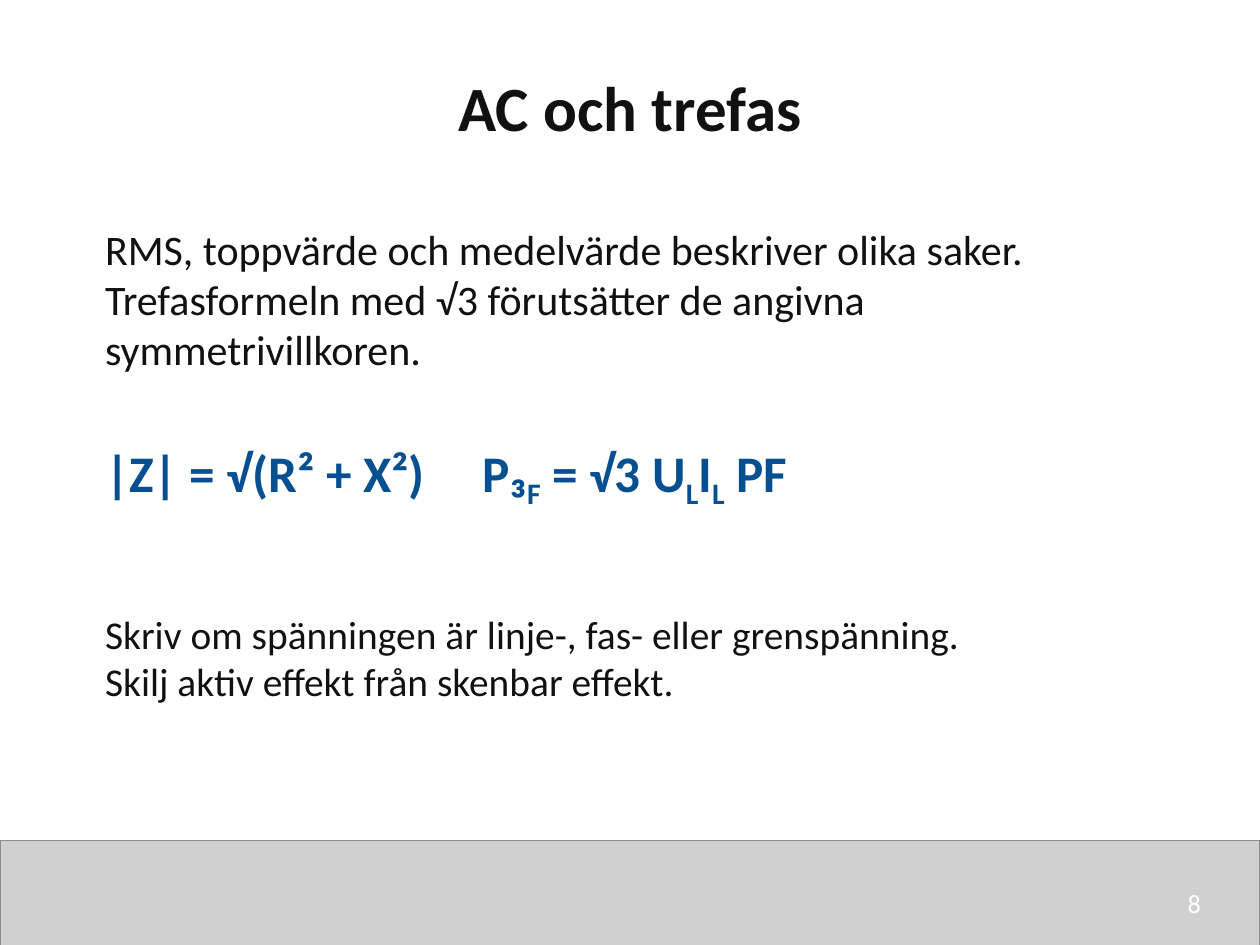
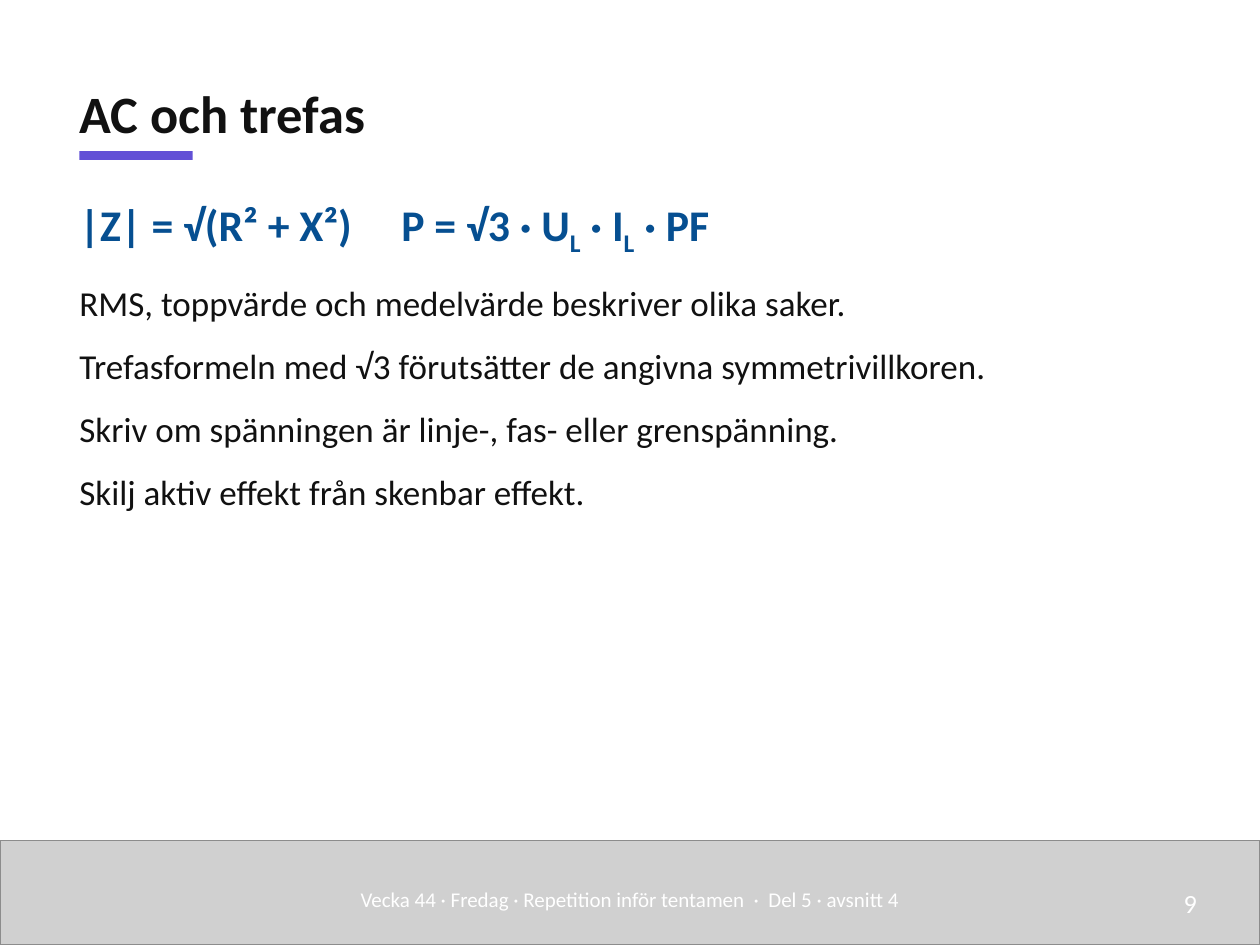
Before and after one commit to nj22az/nj22az.github.io, a slide deck: slide 9 of sjoskolan/vecka-45/aktuell/v45_03_Repetition_infor_tentamen_elev.pptx (slide 8 before the commit). Drawn at 1260x945 pixels with LibreOffice and Linux fonts; fonts in the diff are those of the drawing; grey boxes stand for pictures. Boxes give left, top, right and bottom in pixels: in the first picture for what was removed or moved away, otherwise in the second. Text is boxed around its words. In the diff, an @@ line names an element or a change of style, - is before the commit and + after.

```diff
--- a/sjoskolan/vecka-45/aktuell/v45_03_Repetition_infor_tentamen_elev.pptx
+++ b/sjoskolan/vecka-45/aktuell/v45_03_Repetition_infor_tentamen_elev.pptx
@@ text "AC och trefas": place and size @@
-text "AC och trefas" at (458,86,802,132)
+text "AC och trefas" at (79,96,365,134)
@@ text "AC och trefas" at (79,96,365,134): size 36 to 30 pt; alignment centre to left; line spacing 1 to 1.08; vertical alignment top to bottom @@
@@ rectangle added at (79,151,193,160), fill #6250D6 @@
@@ text "|Z| = √(R² + X²) ...": place and size @@
-text "|Z| = √(R² + X²) ..." at (105,235,1023,372)
+text "|Z| = √(R² + X²) ..." at (79,206,985,511)
@@ text at (79,206,709,248): paragraph added @@
+|Z| = √(R² + X²) P = √3 · UL · IL · PF
@@ text at (79,291,985,385): size 24 to 20 pt in "RMS, toppvärde och medelvärde beskriver olika saker.", "Trefasformeln med √3 förutsätter de angivna symmetrivillkore ..."; line spacing 1 to 1.08; more space between paragraphs @@
@@ text at (79,417,838,511): paragraphs added @@
+Skriv om spänningen är linje-, fas- eller grenspänning.
+Skilj aktiv effekt från skenbar effekt.
@@ text removed at (105,450,787,501) @@
-|Z| = √(R² + X²) P₃F = √3 ULIL PF
@@ text removed at (105,621,959,703) @@
-Skriv om spänningen är linje-, fas- eller grenspänning.
-Skilj aktiv effekt från skenbar effekt.
@@ text added at (361,893,899,910), 12 pt, text #FFFFFF @@
+Vecka 44 · Fredag · Repetition inför tentamen · Del 5 · avsnitt 4
@@ text added at (1184,896,1197,913), 15 pt, text #FFFFFF @@
+9
@@ text removed at (1188,895,1201,913) @@
-8
```
Also in this commit, not shown: 10 other slides changed, 11 slides added, 25 slides removed, 52 other files.
